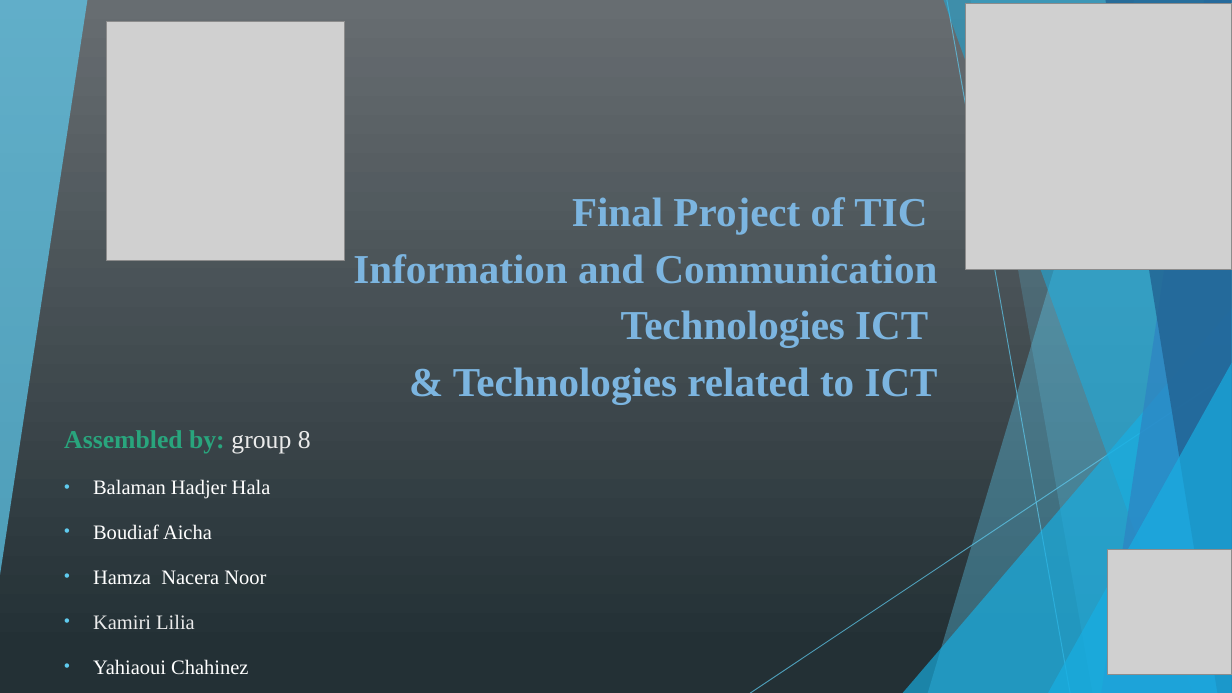
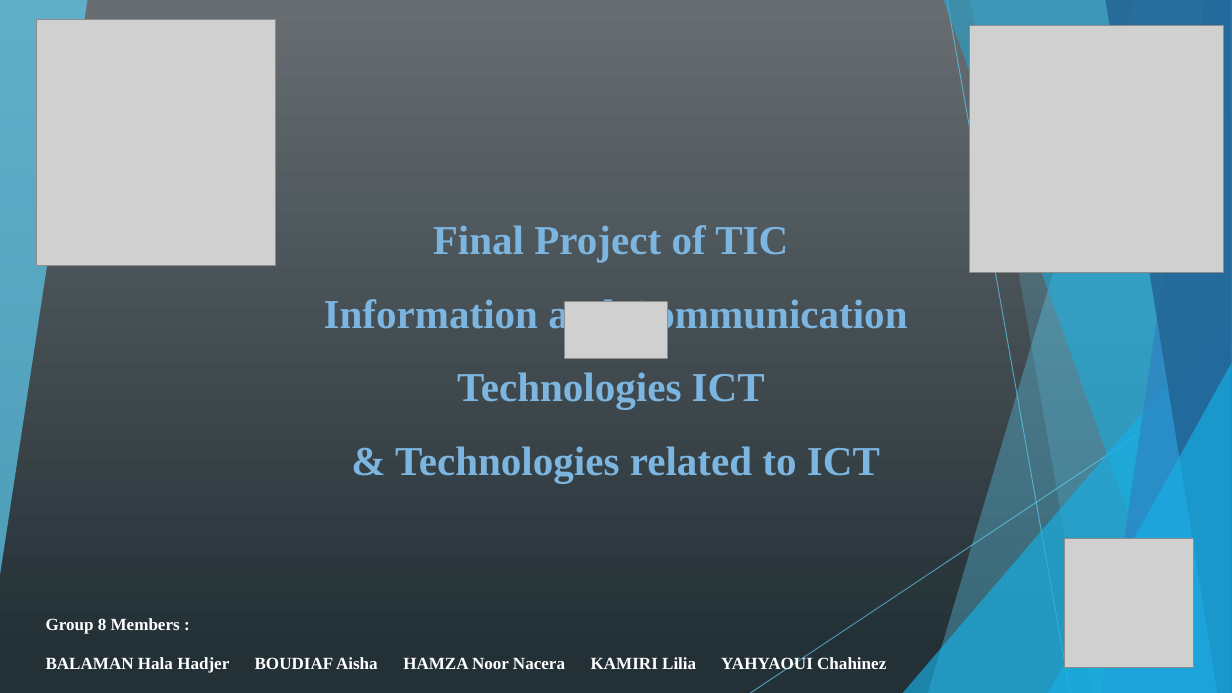
Before and after one commit to kamiri-lilia/projet-final, a slide deck: slide 1 of TIC_PP.pptx. Drawn at 1232x693 pixels with LibreOffice and Linux fonts; fonts in the diff are those of the drawing; grey boxes stand for pictures. Boxes give left, top, right and bottom in pixels: in the first picture for what was removed or moved away, otherwise in the second. Text is boxed around its words. In the diff, an @@ line names an element or a change of style, - is before the commit and + after.

```diff
--- a/TIC_PP.pptx
+++ b/TIC_PP.pptx
@@ picture: place and size @@
-picture at (106,21,346,261)
+picture at (36,19,275,266)
@@ picture: place and size @@
-picture at (966,3,1232,269)
+picture at (970,26,1224,273)
@@ title "Final Project of TIC Information ...": place and size @@
-title "Final Project of TIC Information ..." at (353,197,938,404)
+title "Final Project of TIC Information ..." at (324,225,908,483)
@@ title "Final Project of TIC Information ..." at (324,225,908,483): alignment right to centre; line spacing 1.15 to 1.5 @@
@@ picture added at (565,302,667,359) @@
@@ picture added at (1065,538,1194,667) @@
@@ picture removed at (1107,550,1232,675) @@
@@ subtitle at (46,618,886,674): text changed; size 16 to 13.3 pt; bold on @@
-Assembled by: group 8
-• Balaman Hadjer Hala
-• Boudiaf Aicha
-• Hamza Nacera Noor
-• Kamiri Lilia
-• Yahiaoui Chahinez
+Group 8 Members :
+BALAMAN Hala Hadjer BOUDIAF Aisha HAMZA Noor Nacera KAMIRI Lilia YAHYAOUI Chahinez
```
Also in this commit, not shown: 9 other slides changed, 1 slide added, 1 slide removed.
